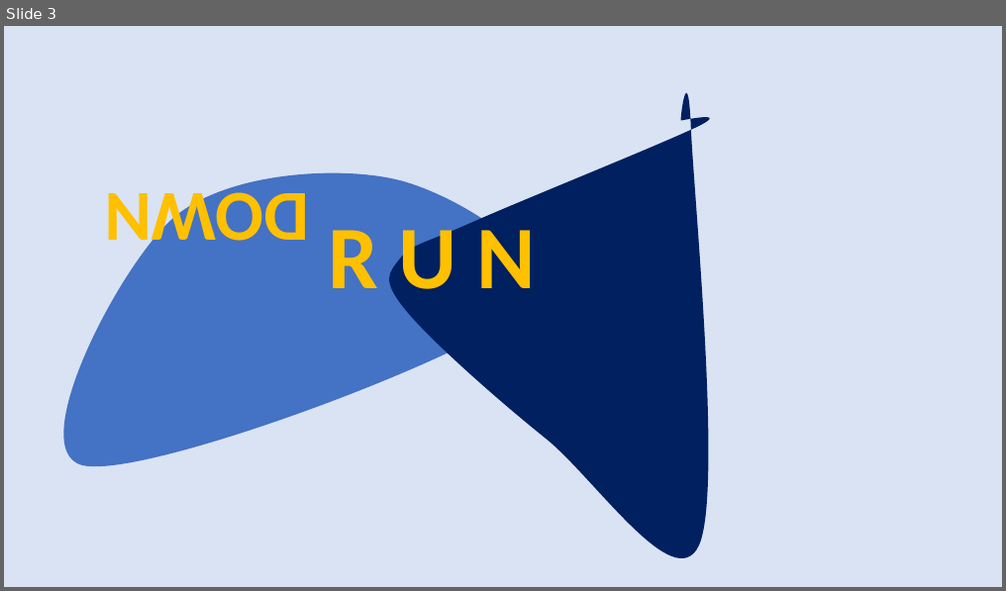
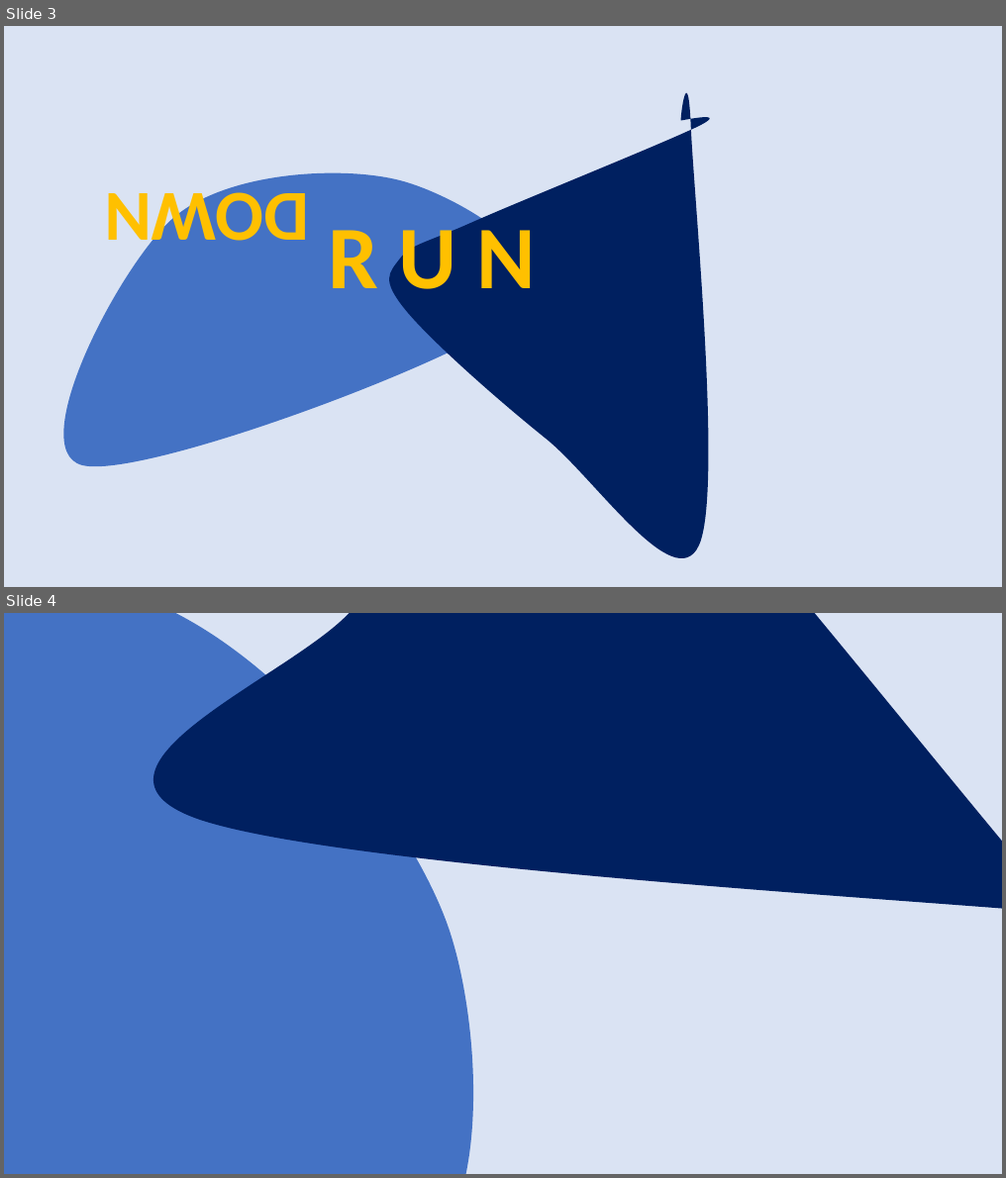
Before and after one commit to lucasmccabe/rundown, a slide deck: img/logos.pptx. Shown one above the other, each under a label of ours: slide 3 before the commit, slides 3 and 4 after it. The pictures are 1006x591 and 1006x1178 pixels, drawn with LibreOffice and Linux fonts; fonts in the diff are those of the drawing. Boxes give left, top, right and bottom in pixels: in the first picture for what was removed or moved away, otherwise in the second. Text is boxed around its words. In the diff, an @@ line names an element or a change of style, - is before the commit and + after.

```diff
--- a/img/logos.pptx
+++ b/img/logos.pptx
@@ slide 4 added at box(4, 613, 1002, 1174), background #DAE3F3 @@
@@ freeform shape added at box(4, 613, 503, 1174), fill #4472C4 @@
@@ freeform shape added at box(144, 613, 1002, 1174), fill #002060 @@
@@ rectangle added at box(4, 1024, 172, 1174), fill #4472C4 @@
```
Also in this commit, not shown: 1 slide removed, 17 other files.
